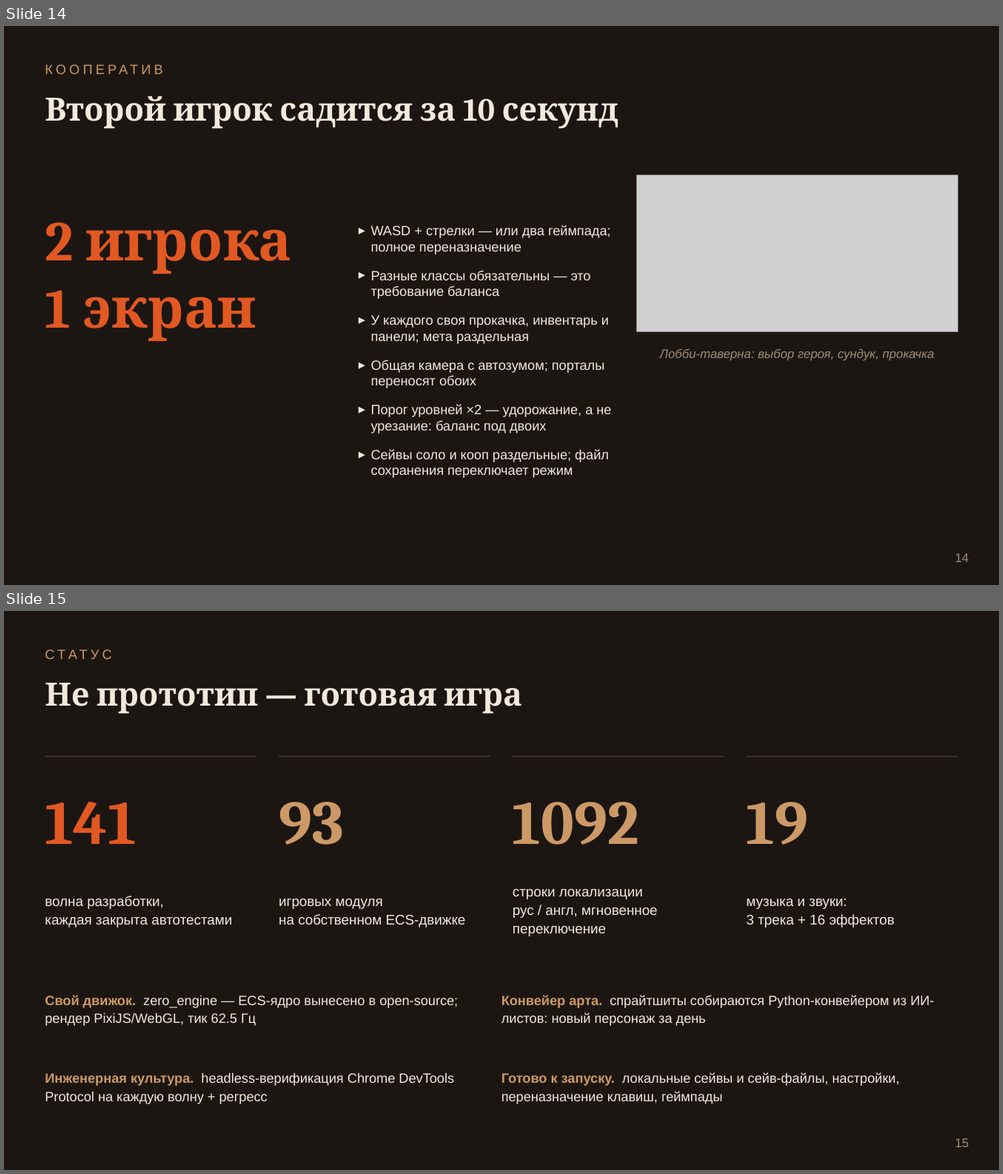
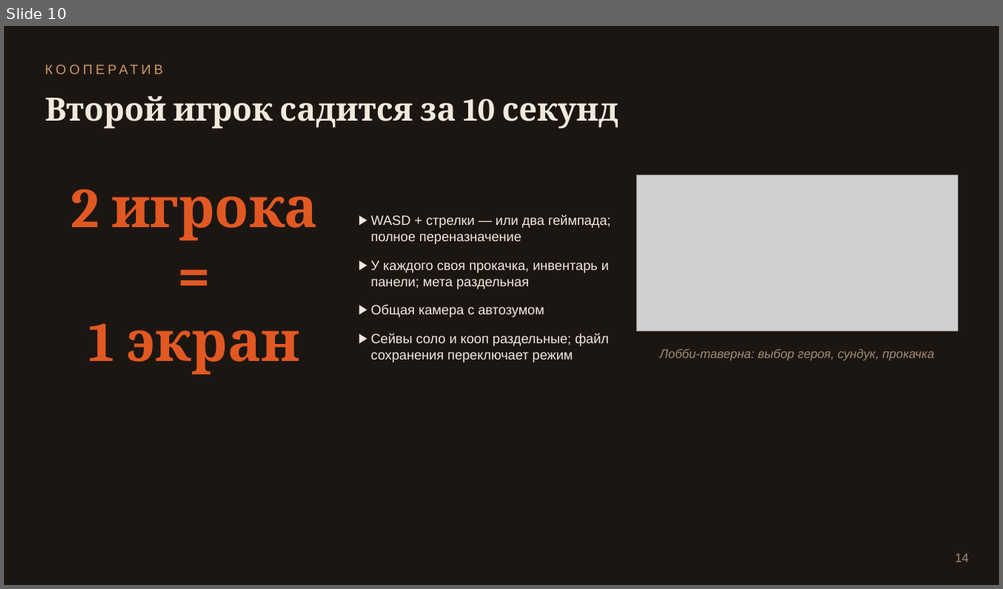
Before and after one commit to elcarer/immersion, a slide deck: PRESENTATION.pptx. Shown one above the other, each under a label of ours: slides 14 and 15 before the commit, slide 10 after it. The pictures are 1003x1174 and 1003x589 pixels, drawn with LibreOffice and Linux fonts; fonts in the diff are those of the drawing; grey boxes stand for pictures. Boxes give left, top, right and bottom in pixels: in the first picture for what was removed or moved away, otherwise in the second. Text is boxed around its words. In the diff, an @@ line names an element or a change of style, - is before the commit and + after.

```diff
--- a/PRESENTATION.pptx
+++ b/PRESENTATION.pptx
@@ slide 15 removed at (4, 611, 999, 1170), background #1C1613 @@
@@ text removed at (45, 642, 717, 667) @@
-СТАТУС
@@ text removed at (45, 683, 522, 714) @@
-Не прототип — готовая игра
@@ line removed from (45, 757) to (256, 757) @@
@@ line removed from (279, 757) to (489, 757) @@
@@ line removed from (513, 757) to (724, 757) @@
@@ line removed from (746, 757) to (958, 757) @@
@@ text removed at (45, 801, 136, 844) @@
-141
@@ text removed at (279, 802, 344, 845) @@
-93
@@ text removed at (512, 802, 639, 845) @@
-1092
@@ text removed at (746, 802, 808, 845) @@
-19
@@ text removed at (45, 896, 232, 928) @@
-волна разработки,
-каждая закрыта автотестами
@@ text removed at (279, 899, 466, 928) @@
-игровых модуля
-на собственном ECS-движке
@@ text removed at (512, 889, 657, 937) @@
-строки локализации
-рус / англ, мгновенное переключение
@@ text removed at (746, 899, 894, 928) @@
-музыка и звуки:
-3 трека + 16 эффектов
@@ text removed at (45, 995, 458, 1026) @@
-Свой движок. zero_engine — ECS-ядро вынесено в open-source; рендер PixiJS/WebGL, тик 62.5 Гц
@@ text removed at (501, 995, 933, 1026) @@
-Конвейер арта. спрайтшиты собираются Python-конвейером из ИИ-листов: новый персонаж за день
@@ text removed at (45, 1073, 454, 1105) @@
-Инженерная культура. headless-верификация Chrome DevTools Protocol на каждую волну + регресс
@@ text removed at (501, 1073, 899, 1105) @@
-Готово к запуску. локальные сейвы и сейв-файлы, настройки, переназначение клавиш, геймпады
@@ text removed at (955, 1139, 969, 1147) @@
-15
@@ what was slide 14 is now slide 10 @@
@@ slide 10 changed as well @@
@@ text "WASD + стрелки — или ...": place and size @@
-text "WASD + стрелки — или ..." at (371, 225, 611, 478)
+text "WASD + стрелки — или ..." at (371, 215, 611, 363)
@@ text at (71, 189, 317, 241): text changed @@
-2 игрока
+2 игрока
+=
@@ text at (371, 215, 611, 363): bullet ▸ to ▶ @@
@@ text at (371, 270, 591, 299): paragraph removed @@
-▸ Разные классы обязательны — это требование баланса
@@ text at (371, 304, 543, 318): text changed @@
-▸ Общая камера с автозумом; порталы переносят обоих
-▸ Порог уровней ×2 — удорожание, а не урезание: баланс под двоих
+▶ Общая камера с автозумом
@@ text at (88, 323, 300, 375): alignment left to centre @@
```
Also in this commit, not shown: 9 other slides changed, 4 other slides removed, 40 other files.
